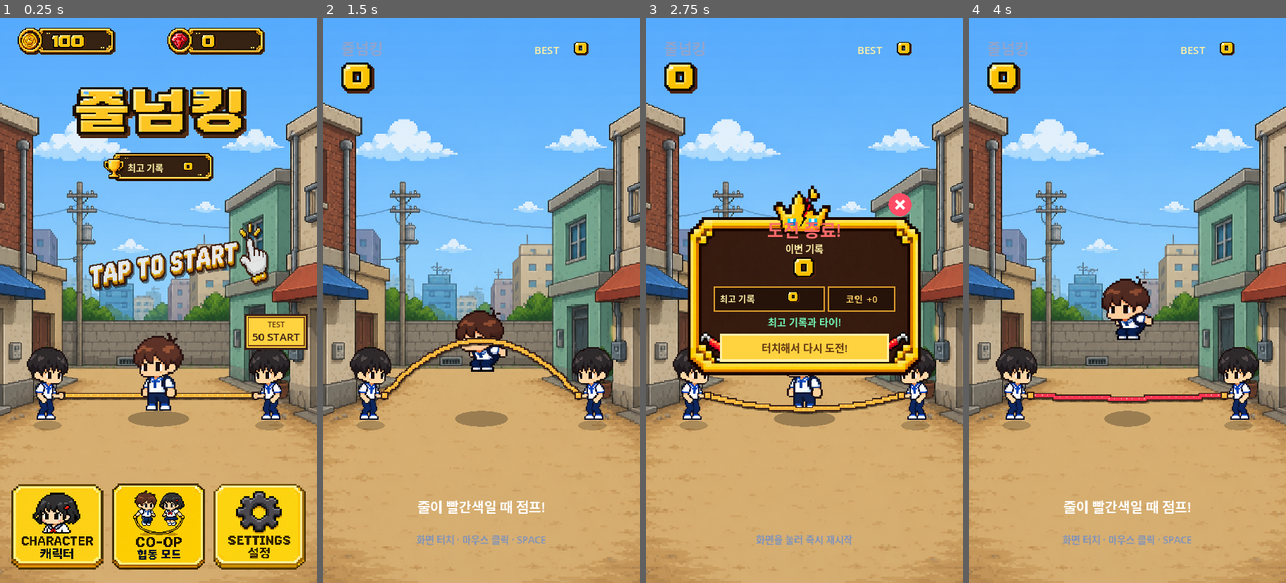
Above: before the commit, frames 1-4 (left to right).
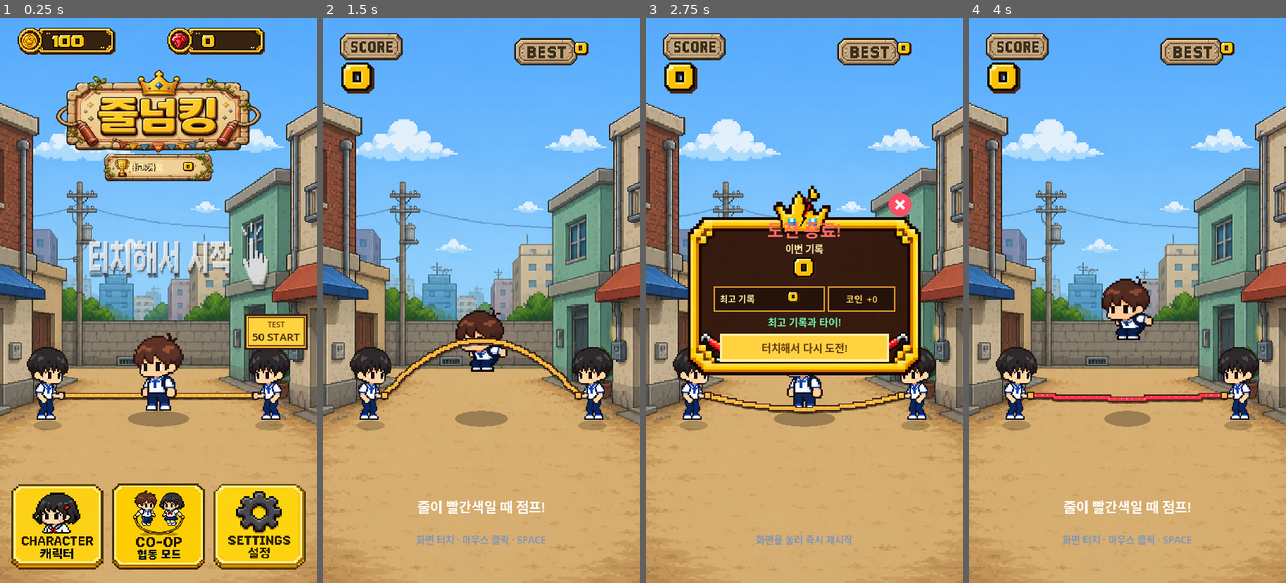
Above: after the commit, the same moments.

Repository: eunchan4490-star/Rope-King
Game: Godot game, scene res://main.tscn
Two runs of this game, one before a commit and one after it. Both use one fixed random seed, a clock stepped at 60 frames per second and the inputs below.
Inputs (mouse positions are in pixels of both pictures, inside the frame that each line leads up to):
- Up to frame 1 (0.25 s): no input
- Up to frame 2 (1.5 s): move the mouse to (551, 272) at 0.52 s; click (551, 272) at 0.67 s; tap Space (jump) at 0.77 s; drag from (418, 328) to (465, 413) at 1.27 s
- Up to frame 3 (2.75 s): move the mouse to (836, 176) at 2.02 s; click (836, 176) at 2.17 s
- Up to frame 4 (4 s): drag from (1111, 413) to (1032, 215) at 2.77 s; move the mouse to (1222, 385) at 3.52 s; click (1222, 385) at 3.67 s; tap Space (jump) at 3.77 s

The runs differ from the first frame. In frame 1, 11% of the frame differs, in the area x 17-85%, y 9-49%; in frame 2, 1.8%; in frame 3, 1.8%; in frame 4, 1.8%.

Commit message:
Add new characters, fix character-import pipeline bugs, and restyle gameplay HUD
- Fix shadow removal punching holes through stone-textured characters (moai_human)
- Fix pose crop bleeding fragments from neighboring poses into jump_sheet frames
- Remove enclosed-hole erasure entirely (was eating legit white/light art)
- Add gameplay_scale_multiplier, air_pose_scale_multiplier, jump_pose_scale_multiplier
  for per-character in-game sizing independent of the picker card scale
- Replace title logo, tap-to-start prompt, and gameplay SCORE/BEST labels with new art
- Re-apply updated moai_human, uniform_girl, yoon_yejun character art

Co-Authored-By: Claude Sonnet 5 <noreply@anthropic.com>

Diff:
--- a/scripts/main.gd
+++ b/scripts/main.gd
@@ -1925,14 +1925,14 @@
 			_draw_ranking_menu(font)
 		return
 	if gameplay_score_label_texture != null and gameplay_score_label_used_region.size.x > 0.0:
-		var score_label_rect := Rect2(38.0, 39.0, 180.0, 78.0)
+		var score_label_rect := Rect2(38.0, 34.0, 144.0, 62.0)
 		draw_texture_rect_region(gameplay_score_label_texture, score_label_rect, gameplay_score_label_used_region)
 	else:
 		draw_string(font, Vector2(42, 82), "줄넘킹", HORIZONTAL_ALIGNMENT_LEFT, -1, 34, Color("91a4cc"))
 	var score_cell_size := 10.0 + clampf(flash_time / 0.22, 0.0, 1.0) * 2.0
 	_draw_image_number(str(score), Vector2(42.0, 101.0), score_cell_size * 7.0)
 	if gameplay_best_label_texture != null and gameplay_best_label_used_region.size.x > 0.0:
-		var best_label_rect := Rect2(472.0, 45.0, 160.0, 70.0)
+		var best_label_rect := Rect2(434.0, 45.0, 144.0, 63.0)
 		draw_texture_rect_region(gameplay_best_label_texture, best_label_rect, gameplay_best_label_used_region)
 	else:
 		draw_string(font, Vector2(480, 82), "BEST", HORIZONTAL_ALIGNMENT_LEFT, -1, 24, Color("fff0a6"))
Binary file changed: assets/characters/moai_human/_source/dark_background_preview.png
Binary file changed: assets/characters/moai_human/_source/original.png
Binary file changed: assets/characters/moai_human/idle.png
Binary file changed: assets/characters/moai_human/jump_sheet.png
Binary file added: assets/characters/uniform_girl/_source/dark_background_preview.png
Not shown, added: assets/characters/uniform_girl/_source/dark_background_preview.png.import
Binary file added: assets/characters/uniform_girl/_source/original.png
Not shown, added: assets/characters/uniform_girl/_source/original.png.import
Binary file changed: assets/characters/uniform_girl/idle.png
Binary file changed: assets/characters/uniform_girl/jump_sheet.png
Binary file changed: assets/characters/yoon_yejun/_source/dark_background_preview.png
Binary file changed: assets/characters/yoon_yejun/_source/original.png
(and 14 more such lines)
